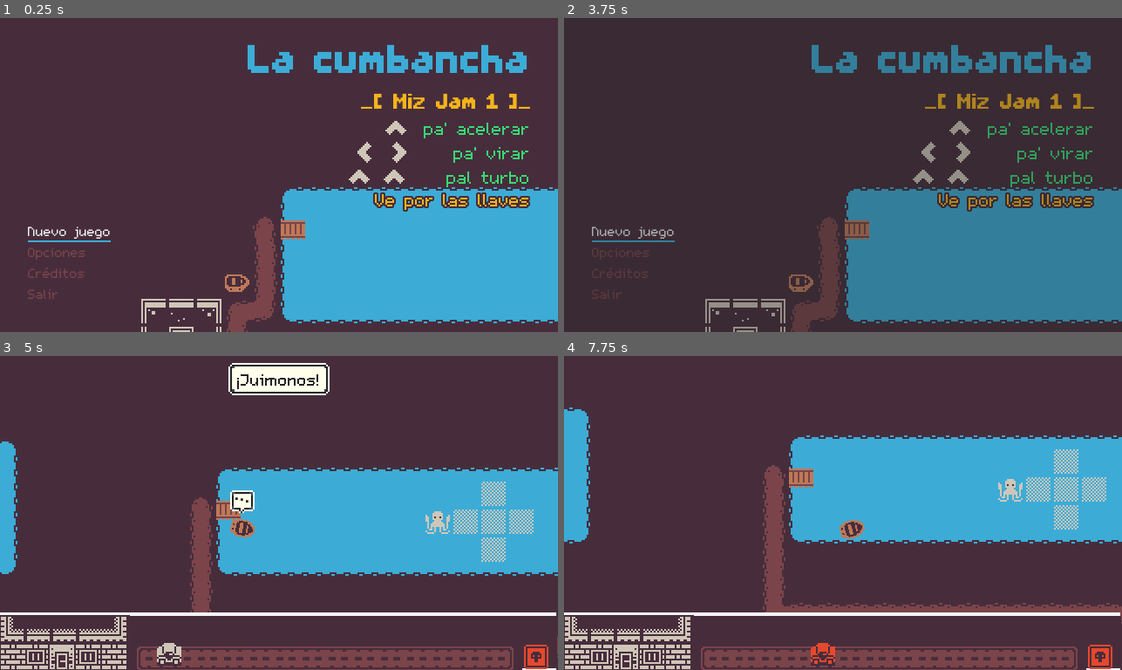
Above: before the commit, frames 1-4 (two rows, left to right).
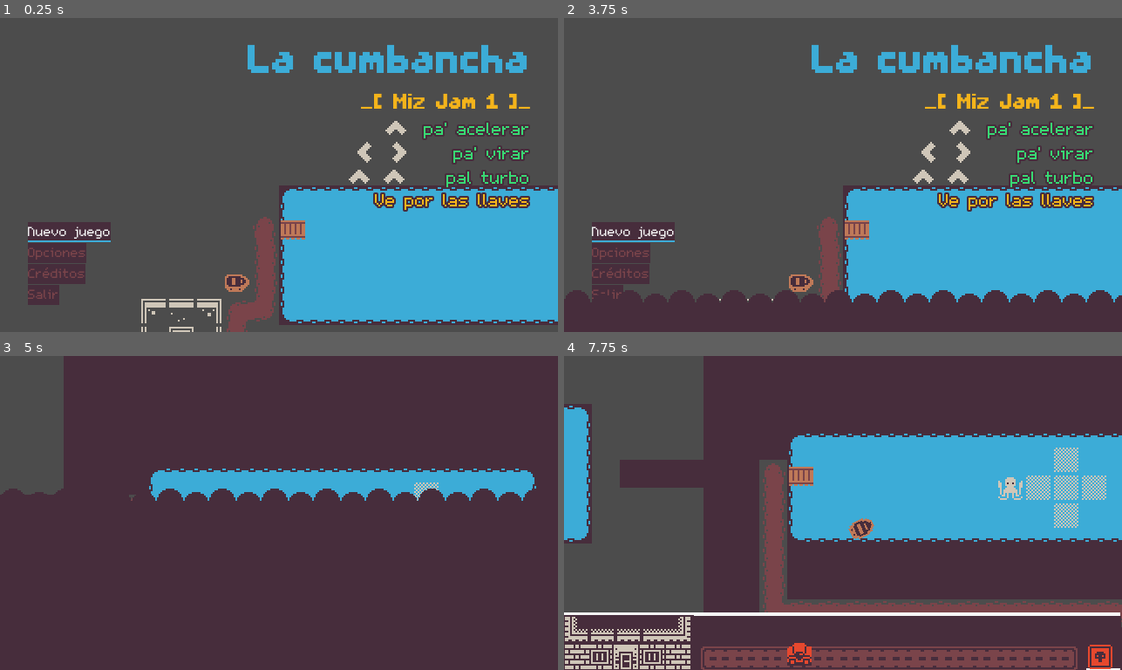
Above: after the commit, the same moments.

Repository: Perro-Viejo/miz-jam-1
Game: Godot game, scene res://src/Game/Game.tscn
Same seed, same stepped clock (60 frames per second), same inputs: the game is played once before the commit and once after it. Sound files missing from this copy of the repository are replaced by a short silence.
Inputs:
- Up to frame 1 (0.25 s): no input
- Up to frame 2 (3.75 s): click "Nuevo juego" at 0.5 s; click "Nuevo juego" at 1.25 s; click "Créditos" at 2 s; click "Opciones" at 2.75 s; tap Enter (ui_accept) at 3.5 s; hold D (Right) from 3.53 s (still down); tap X (Drop) at 3.6 s
- Up to frame 3 (5 s): tap Enter (ui_accept) at 3.77, 4.52 s; release D (Right) at 4.28 s; hold S (Down) from 4.28 s (still down); tap Z (Grab) at 4.35 s
- Up to frame 4 (7.75 s): release S (Down) at 5.03 s; hold D (Right) 5.03-5.78 s; hold J (Journal) 5.03-5.78 s; hold W (Up) 5.78-6.53 s; tap X (Drop) at 5.85 s; tap Enter (ui_accept) at 6.02, 6.77, 7.52 s; hold A (Left) from 6.53 s (still down); tap Z (Grab) at 6.6 s; tap J (Journal) at 7.35 s

The runs differ from the first frame. In frame 1, 69% of the frame differs, in the area x 0-100%, y 0-100%; in frame 2, 88%; in frame 3, 32%; in frame 4, 23%.

Commit message:
First version of new change scene transition animation

Diff:
--- a/game/project.godot
+++ b/game/project.godot
@@ -312,5 +312,4 @@
 quality/2d/use_pixel_snap=true
 vram_compression/import_etc=true
 vram_compression/import_etc2=false
-environment/default_clear_color=Color( 0.278431, 0.176471, 0.235294, 1 )
 environment/default_environment="res://default_env.tres"
--- a/game/src/GUI/FadeLayer/Fade_layer.gd
+++ b/game/src/GUI/FadeLayer/Fade_layer.gd
@@ -1,11 +1,15 @@
 extends CanvasLayer
+
+export var max_scale := 50
 
 var percent:float = 0 setget set_percent
 
 func set_percent(value:float)->void:
 	percent = clamp(value, 0.0, 1.0)
 	#Fade logic
-	$ColorRect.modulate.a = percent
+#	$ColorRect.modulate.a = percent
+	$Overlay.rect_position = Vector2(0, 180 - (180 * percent))
 
 func _ready()->void:
-	$ColorRect.modulate.a = percent
+#	$ColorRect.modulate.a = percent
+	$Overlay.rect_position = Vector2(0, 180)
--- a/game/src/GUI/FadeLayer/Fade_layer.tscn
+++ b/game/src/GUI/FadeLayer/Fade_layer.tscn
@@ -1,9 +1,11 @@
-[gd_scene load_steps=2 format=2]
+[gd_scene load_steps=3 format=2]
 
 [ext_resource path="res://src/GUI/FadeLayer/Fade_layer.gd" type="Script" id=1]
+[ext_resource path="res://assets/images/gui/water_transition.png" type="Texture" id=2]
 
 [node name="Fade_layer" type="CanvasLayer"]
 script = ExtResource( 1 )
+max_scale = 100
 
 [node name="ColorRect" type="ColorRect" parent="."]
 modulate = Color( 1, 1, 1, 0 )
@@ -14,3 +16,13 @@
 __meta__ = {
 "_edit_use_anchors_": false
 }
+
+[node name="Overlay" type="TextureRect" parent="."]
+anchor_right = 1.0
+anchor_bottom = 1.0
+margin_top = 180.0
+margin_bottom = 180.0
+texture = ExtResource( 2 )
+__meta__ = {
+"_edit_use_anchors_": false
+}
--- a/game/src/Game/Game.gd
+++ b/game/src/Game/Game.gd
@@ -3,6 +3,8 @@
 signal SceneIsLoaded
 
 enum {IDLE, FADEOUT, FADEIN}
+
+const transition_duration := 1.2
 
 onready var CurrentScene = null
 onready var CurrentSceneInstance = $Levels.get_child($Levels.get_child_count() - 1)
@@ -46,7 +48,7 @@
 
 	FadeState = FADEOUT
 
-	$FadeLayer/FadeTween.interpolate_property($FadeLayer, "percent", 0.0, 1.0, 0.5, Tween.TRANS_LINEAR, Tween.EASE_IN, 0.0)
+	$FadeLayer/FadeTween.interpolate_property($FadeLayer, "percent", 0.0, 1.0, transition_duration, Tween.TRANS_LINEAR, Tween.EASE_IN, 0.0)
 	$FadeLayer/FadeTween.start()
 
 func on_Exit()->void:
@@ -90,7 +92,7 @@
 				yield(self, "SceneIsLoaded")
 			change_scene()
 			FadeState = FADEIN
-			$FadeLayer/FadeTween.interpolate_property($FadeLayer, "percent", 1.0, 0.0, 0.5, Tween.TRANS_LINEAR, Tween.EASE_IN, 0.0)
+			$FadeLayer/FadeTween.interpolate_property($FadeLayer, "percent", 1.0, 0.0, transition_duration * 0.4, Tween.TRANS_LINEAR, Tween.EASE_IN, 0.0)
 			$FadeLayer/FadeTween.start()
 		FADEIN:
 			FadeState = IDLE
Binary file added: game/assets/images/gui/ship_transition.png
Not shown, added: game/assets/images/gui/ship_transition.png.import
Binary file added: game/assets/images/gui/water_transition.png
Not shown, added: game/assets/images/gui/water_transition.png.import
Binary file changed: game/assets/localization/localization.en.translation
Binary file changed: game/assets/localization/localization.es.translation
